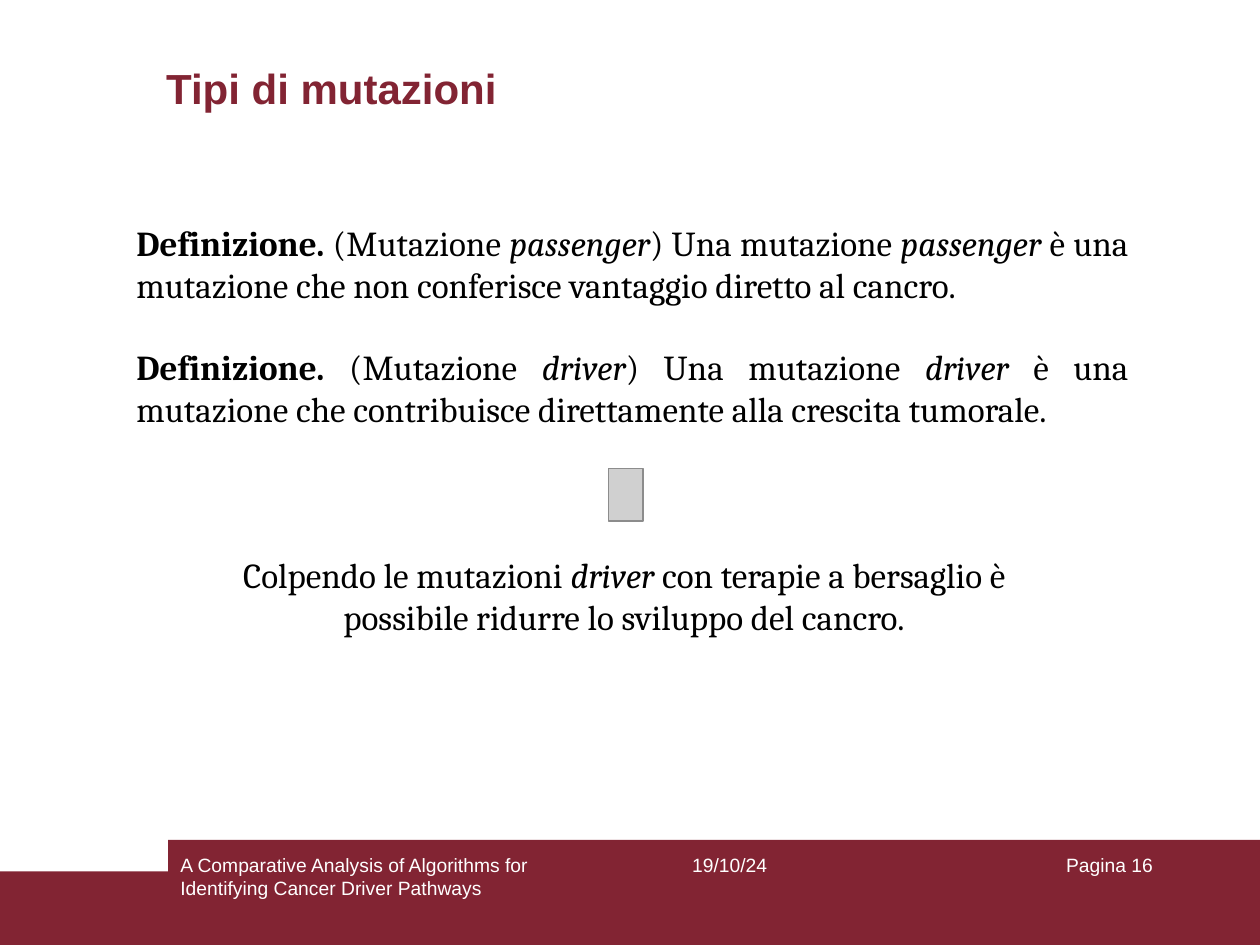
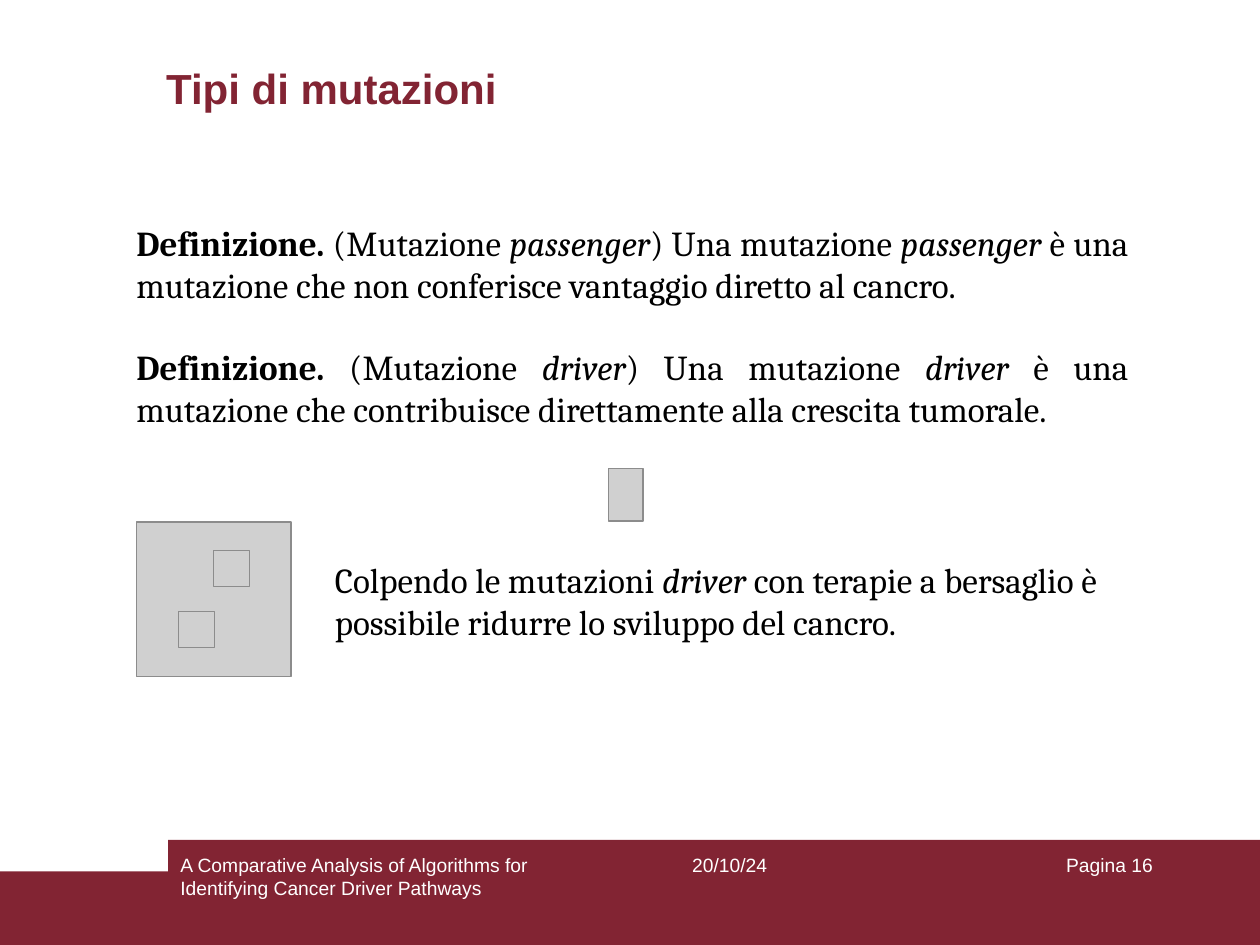
Before and after one commit to aflaag/bsc-thesis, a slide deck: slide 16 of presentation/slides.odp. Drawn at 1260x945 pixels with LibreOffice and Linux fonts; fonts in the diff are those of the drawing; grey boxes stand for pictures. Boxes give left, top, right and bottom in pixels: in the first picture for what was removed or moved away, otherwise in the second. Text is boxed around its words. In the diff, an @@ line names an element or a change of style, - is before the commit and + after.

```diff
--- a/presentation/slides.odp
+++ b/presentation/slides.odp
@@ picture added at [136,522,291,677] @@
@@ picture added at [213,551,249,587] @@
@@ text "Colpendo le mutazioni driver con ...": place and size @@
-text "Colpendo le mutazioni driver con ..." at [243,563,1005,638]
+text "Colpendo le mutazioni driver con ..." at [335,568,1096,643]
@@ text "Colpendo le mutazioni driver con ..." at [335,568,1096,643]: alignment centre to left @@
@@ picture added at [178,611,214,648] @@
@@ text at [692,858,767,873]: text changed @@
-19/10/24
+20/10/24
```
Also in this commit, not shown: 76 other slides changed, 2 other files.
